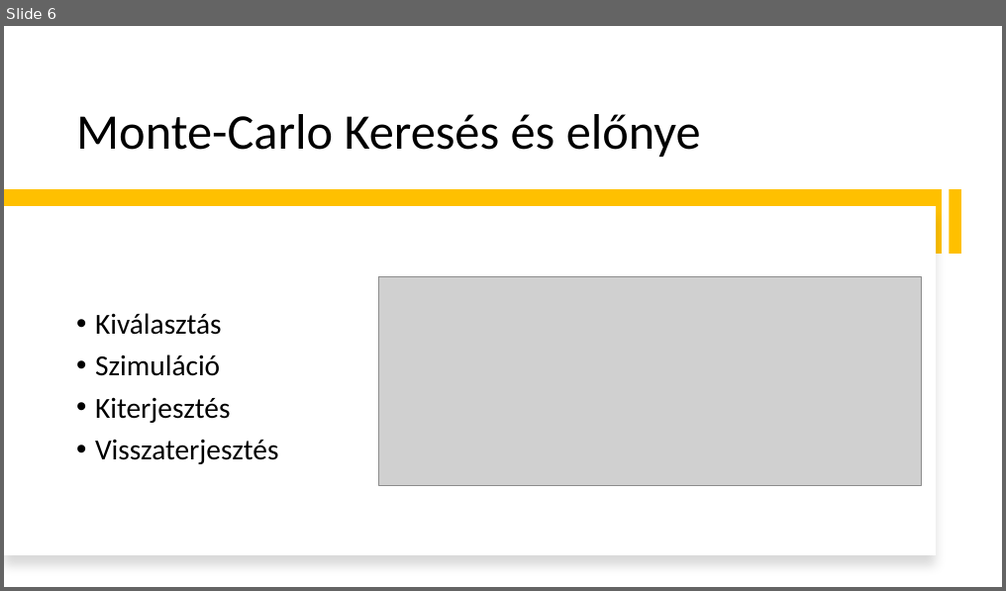
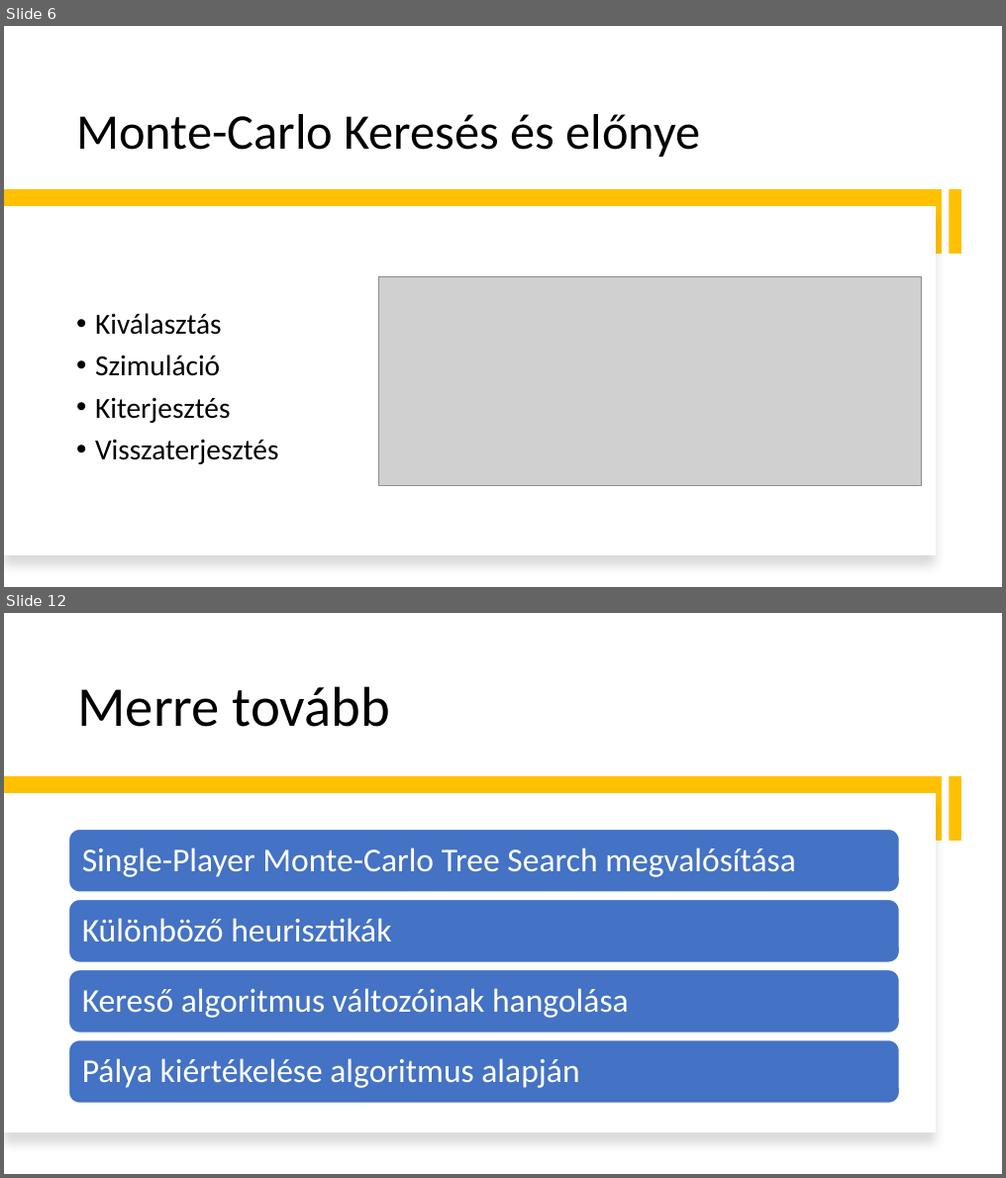
Before and after one commit to DrCash-KMark/uniBscProject, a slide deck: Documents/Bemutató.pptx. Shown one above the other, each under a label of ours: slide 6 before the commit, slides 6 and 12 after it; the slides between them are not shown. The pictures are 1006x591 and 1006x1178 pixels, drawn with LibreOffice and Linux fonts; fonts in the diff are those of the drawing; grey boxes stand for pictures. Boxes give left, top, right and bottom in pixels: in the first picture for what was removed or moved away, otherwise in the second. Text is boxed around its words. In the diff, an @@ line names an element or a change of style, - is before the commit and + after.

```diff
--- a/Documents/Bemutató.pptx
+++ b/Documents/Bemutató.pptx
@@ slide 12 added at box(4, 613, 1002, 1174), background #FFFFFF @@
@@ title added at box(77, 686, 391, 727), 54 pt, text #000000 @@
+Merre tovább
@@ rectangle added at box(4, 777, 943, 841), fill #FFC000 @@
@@ rectangle added at box(948, 777, 961, 841), fill #FFC000 @@
@@ rectangle added at box(4, 793, 936, 1134), fill #FFFFFF @@
@@ group added at box(69, 830, 899, 1103): 4 rounded rectangles, 4 texts @@
+Single-Player Monte-Carlo Tree Search megvalósítása
+Különböző heurisztikák
+Kereső algoritmus változóinak hangolása
+Pálya kiértékelése algoritmus alapján
```
Also in this commit, not shown: 2 slides changed, 5 other slides added, 1 slide removed, 7 other files.
